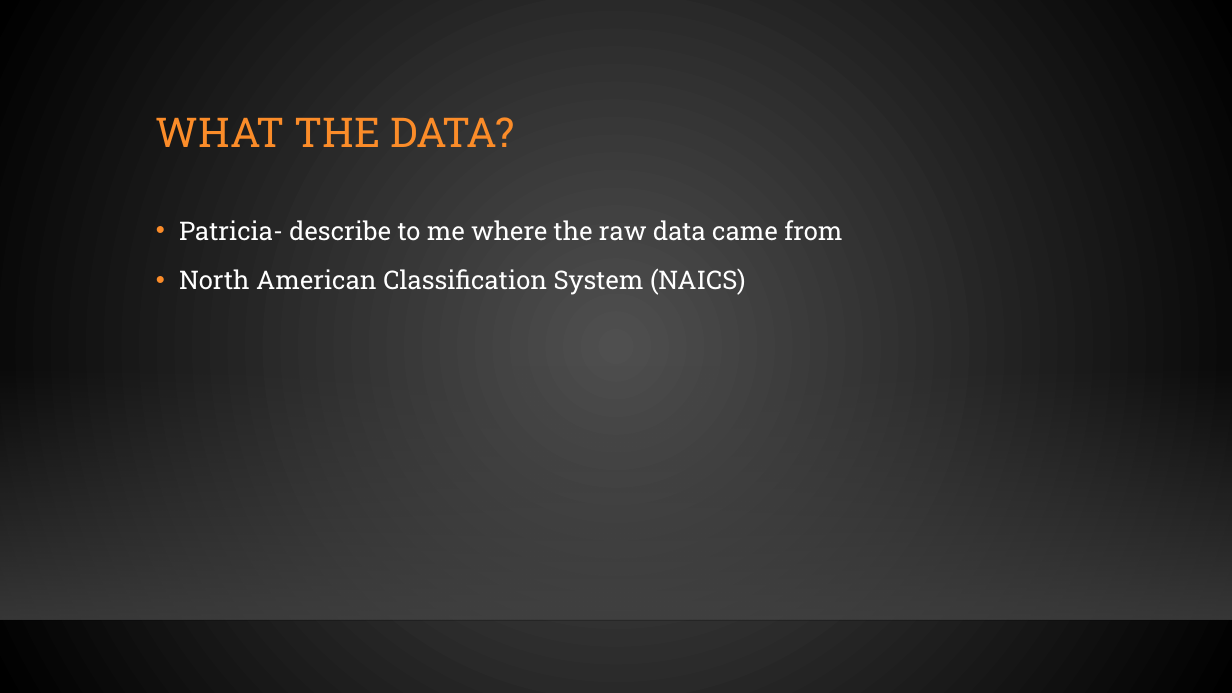
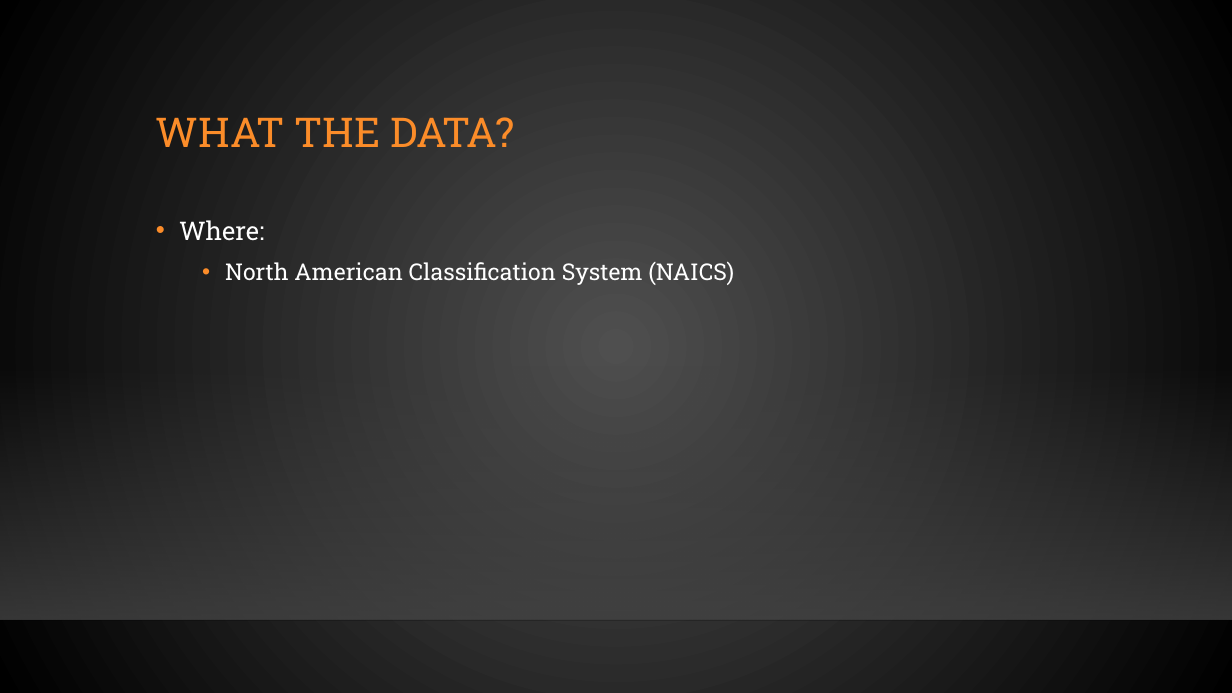
Before and after one commit to jobongie/group10_project2, a slide deck: slide 2 of Project_2_Group_10.pptx. Drawn at 1232x693 pixels with LibreOffice and Linux fonts; fonts in the diff are those of the drawing; background and template pictures are left out. Boxes give left, top, right and bottom in pixels: in the first picture for what was removed or moved away, otherwise in the second. Text is boxed around its words. In the diff, an @@ line names an element or a change of style, - is before the commit and + after.

```diff
--- a/Project_2_Group_10.pptx
+++ b/Project_2_Group_10.pptx
@@ text at <box>179,220,264,241</box>: text changed @@
-• Patricia- describe to me where the raw data came from
+• Where:
@@ text at <box>225,262,734,285</box>: size 20 to 18 pt in "North American Classification System (NAICS)"; list level 1 to 2 in "North American Classification System (NAICS)" @@
```
Also in this commit, not shown: 2 other slides changed, 2 slides added, 4 slides removed.
